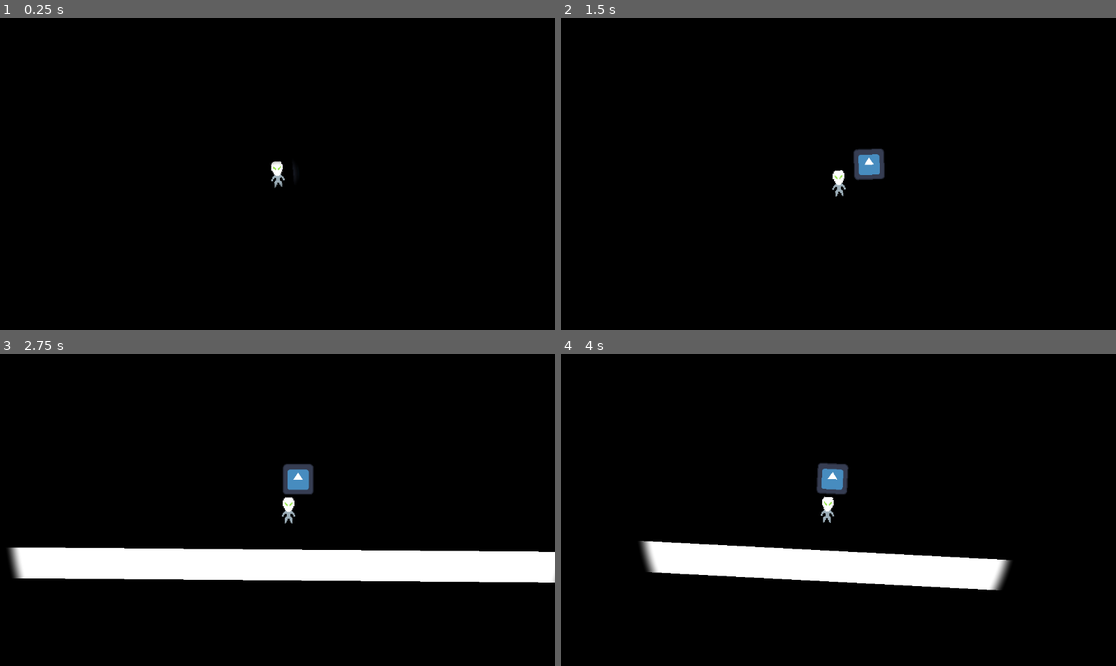
Above: before the commit, frames 1-4 (two rows, left to right).
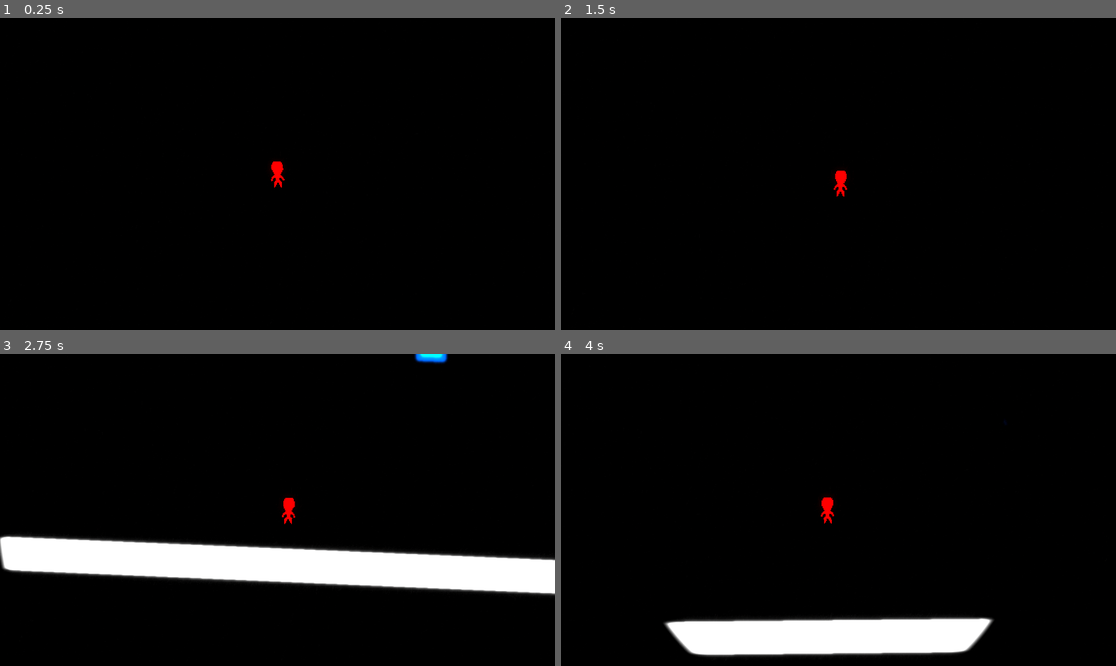
Above: after the commit, the same moments.

Repository: yokai0baka/far-beyond
Game: Godot game, scene res://scenes/levels/main.tscn
Same seed, same stepped clock (60 frames per second), same inputs: the game is played once before the commit and once after it. The engine's default icon, where the game draws it, is replaced by a stand-in: a white triangle on a blue panel in a dark square.
Inputs:
- Up to frame 1 (0.25 s): no input
- Up to frame 2 (1.5 s): tap Enter at 0.5 s; hold D (Right) 0.53-1.28 s; tap J (Attack, bound only after the commit) at 0.6 s; tap Space (Taunt, bound only before the commit) at 1.25 s; hold S (Down) from 1.28 s (still down); tap K (Taunt, bound only after the commit) at 1.35 s
- Up to frame 3 (2.75 s): tap J (Attack, bound only after the commit) at 1.55, 2.3 s; release S (Down) at 2.03 s; hold D (Right) from 2.03 s (still down); tap Space (Taunt, bound only before the commit) at 2.1 s
- Up to frame 4 (4 s): release D (Right) at 2.78 s; hold W (Up) 2.78-3.53 s; tap J (Attack, bound only after the commit) at 2.85, 3.6 s; hold A (Left) from 3.53 s (still down)

The runs differ from the first frame. In frame 1, 0.2% of the frame differs, in the area x 48-54%, y 45-55%; in frame 2, 0.7%; in frame 3, 5.2%; in frame 4, 14%, in the area x 14-82%, y 21-98%.

Commit message:
added minor vfx and attack system

Diff:
--- /dev/null
+++ b/global/scripts/global.gd
@@ -0,0 +1,4 @@
+extends Node
+
+var in_enemy_range = false
+var check_attack = false
--- a/project.godot
+++ b/project.godot
@@ -14,6 +14,10 @@
 run/main_scene="uid://b725ld8r66mc4"
 config/features=PackedStringArray("4.6", "GL Compatibility")
 config/icon="res://icon.svg"
+
+[autoload]
+
+Global="*uid://cph203p774nss"
 
 [input]
 
@@ -39,7 +43,14 @@
 }
 Taunt={
 "deadzone": 0.2,
-"events": [Object(InputEventKey,"resource_local_to_scene":fa …(140 unchanged characters)… d":false,"keycode":0,"physical_keycode":32,"key_label":0,"unicode":32,"location":0,"echo":false,"script":null)
+"events": [Object(InputEventKey,"resource_local_to_scene":fa …(140 unchanged characters)… d":false,"keycode":0,"physical_keycode":75,"key_label":0,"unicode":107,"location":0,"echo":false,"script":null)
+, Object(InputEventMouseButton,"resource_local_to_scene":false,"resource_name":"","device":-1,"window_id":0,"alt_pressed":false,"shift_pressed":false,"ctrl_pressed":false,"meta_pressed":false,"button_mask":0,"position":Vector2(0, 0),"global_position":Vector2(0, 0),"factor":1.0,"button_index":2,"canceled":false,"pressed":false,"double_click":false,"script":null)
+]
+}
+Attack={
+"deadzone": 0.2,
+"events": [Object(InputEventKey,"resource_local_to_scene":false,"resource_name":"","device":-1,"window_id":0,"alt_pressed":false,"shift_pressed":false,"ctrl_pressed":false,"meta_pressed":false,"pressed":false,"keycode":0,"physical_keycode":74,"key_label":0,"unicode":106,"location":0,"echo":false,"script":null)
+, Object(InputEventMouseButton,"resource_local_to_scene":false,"resource_name":"","device":-1,"window_id":0,"alt_pressed":false,"shift_pressed":false,"ctrl_pressed":false,"meta_pressed":false,"button_mask":0,"position":Vector2(0, 0),"global_position":Vector2(0, 0),"factor":1.0,"button_index":1,"canceled":false,"pressed":false,"double_click":false,"script":null)
 ]
 }
 
@@ -53,3 +64,4 @@
 rendering_device/driver.windows="d3d12"
 renderer/rendering_method="gl_compatibility"
 renderer/rendering_method.mobile="gl_compatibility"
+viewport/hdr_2d=true
--- a/scenes/levels/main.tscn
+++ b/scenes/levels/main.tscn
@@ -3,6 +3,7 @@
 [ext_resource type="PackedScene" uid="uid://b8hp02nmd8rw5" path="res://scenes/player/Player.tscn" id="1_72ix8"]
 [ext_resource type="Texture2D" uid="uid://b8i57nqhblaa" path="res://assets/sprites/wall.png" id="2_2vj2h"]
 [ext_resource type="PackedScene" uid="uid://dkbdp1o3to20w" path="res://scenes/npcs/enemy.tscn" id="2_y0acb"]
+[ext_resource type="Shader" uid="uid://b3qxcd856ldrb" path="res://shaders/blur.gdshader" id="4_j4d2a"]
 
 [sub_resource type="PhysicsMaterial" id="PhysicsMaterial_2vj2h"]
 
@@ -270,7 +271,19 @@
 physics_layer_0/physics_material = SubResource("PhysicsMaterial_2vj2h")
 sources/0 = SubResource("TileSetAtlasSource_y0acb")
 
+[sub_resource type="Environment" id="Environment_y0acb"]
+background_mode = 3
+glow_enabled = true
+glow_intensity = 0.1
+glow_hdr_threshold = 2.5
+glow_hdr_scale = 3.0
+
+[sub_resource type="ShaderMaterial" id="ShaderMaterial_u81e1"]
+shader = ExtResource("4_j4d2a")
+shader_parameter/blur_amount = 1.50000007125
+
 [node name="main" type="Node2D" unique_id=1375642259]
+modulate = Color(4.415934, 4.415934, 4.415934, 1)
 
 [node name="Background" type="ColorRect" parent="." unique_id=603059766]
 anchors_preset = 8
@@ -278,10 +291,10 @@
 anchor_top = 0.5
 anchor_right = 0.5
 anchor_bottom = 0.5
-offset_left = -49843.0
-offset_top = -49904.0
-offset_right = 50157.0
-offset_bottom = 50096.0
+offset_left = -49446.0
+offset_top = -49504.0
+offset_right = 50554.0
+offset_bottom = 50496.0
 grow_horizontal = 2
 grow_vertical = 2
 size_flags_horizontal = 4
@@ -301,4 +314,15 @@
 position = Vector2(329, 492)
 
 [node name="Enemy" parent="." unique_id=1246730130 instance=ExtResource("2_y0acb")]
-position = Vector2(363, 490)
+unique_name_in_owner = true
+position = Vector2(569, 368)
+
+[node name="Bloom" type="WorldEnvironment" parent="." unique_id=1113606342]
+environment = SubResource("Environment_y0acb")
+
+[node name="Blur" type="ColorRect" parent="." unique_id=754003271]
+material = SubResource("ShaderMaterial_u81e1")
+offset_left = -20.0
+offset_top = -20.0
+offset_right = 1169.0
+offset_bottom = 659.0
--- a/scenes/npcs/enemy.tscn
+++ b/scenes/npcs/enemy.tscn
@@ -7,9 +7,13 @@
 [ext_resource type="Script" uid="uid://c60devy7f1h3k" path="res://scripts/states/enemy/enemy_follow.gd" id="5_d7yn8"]
 
 [sub_resource type="RectangleShape2D" id="RectangleShape2D_1ebcy"]
-size = Vector2(32, 32)
+size = Vector2(28, 30)
+
+[sub_resource type="CircleShape2D" id="CircleShape2D_d7yn8"]
+radius = 39.0
 
 [node name="Enemy" type="CharacterBody2D" unique_id=1246730130]
+modulate = Color(0, 0.5176471, 1, 1)
 script = ExtResource("1_wk5vr")
 
 [node name="Sprite2D" type="Sprite2D" parent="." unique_id=788978003]
@@ -32,3 +36,10 @@
 script = ExtResource("5_d7yn8")
 enemy = NodePath("../..")
 metadata/_custom_type_script = "uid://c60devy7f1h3k"
+
+[node name="Area2D" type="Area2D" parent="." unique_id=1740708417]
+
+[node name="CollisionShape2D" type="CollisionShape2D" parent="Area2D" unique_id=1706284542]
+shape = SubResource("CircleShape2D_d7yn8")
+
+[connection signal="body_entered" from="Area2D" to="." method="_on_area_2d_body_entered"]
--- a/scenes/player/Player.tscn
+++ b/scenes/player/Player.tscn
@@ -4,6 +4,7 @@
 [ext_resource type="Texture2D" uid="uid://2008glo7louj" path="res://assets/sprites/alien.png" id="2_lvxji"]
 [ext_resource type="Shader" uid="uid://dbke7ly8o836i" path="res://shaders/hole.gdshader" id="3_gmlin"]
 [ext_resource type="AudioStream" uid="uid://l7c6qqtce5as" path="res://assets/sounds/alien-sound.mp3" id="4_lvxji"]
+[ext_resource type="Texture2D" uid="uid://lerg2oybrba2" path="res://assets/sprites/film-grain.jpeg" id="4_tpg5x"]
 
 [sub_resource type="Animation" id="Animation_gmlin"]
 length = 0.001
@@ -106,6 +107,18 @@
 "update": 0,
 "values": [0.0]
 }
+tracks/1/type = "value"
+tracks/1/imported = false
+tracks/1/enabled = true
+tracks/1/path = NodePath(".:position")
+tracks/1/interp = 1
+tracks/1/loop_wrap = true
+tracks/1/keys = {
+"times": PackedFloat32Array(0),
+"transitions": PackedFloat32Array(1),
+"update": 0,
+"values": [Vector2(0, 0)]
+}
 
 [sub_resource type="Animation" id="Animation_0owmy"]
 resource_name = "camera_movement"
@@ -118,16 +131,57 @@
 tracks/0/interp = 1
 tracks/0/loop_wrap = true
 tracks/0/keys = {
+"times": PackedFloat32Array(0, 2.5, 5),
+"transitions": PackedFloat32Array(1, 1, 1),
+"update": 0,
+"values": [0.05235987755982989, -0.05235987755982989, 0.05235987755982989]
+}
+tracks/1/type = "value"
+tracks/1/imported = false
+tracks/1/enabled = true
+tracks/1/path = NodePath(".:position")
+tracks/1/interp = 1
+tracks/1/loop_wrap = true
+tracks/1/keys = {
 "times": PackedFloat32Array(0, 5),
 "transitions": PackedFloat32Array(1, 1),
 "update": 0,
-"values": [0.08726646259971647, -0.08726646259971647]
+"values": [Vector2(0, 0), Vector2(0, 0)]
+}
+
+[sub_resource type="Animation" id="Animation_tpg5x"]
+resource_name = "camera_shake"
+length = 0.5
+tracks/0/type = "value"
+tracks/0/imported = false
+tracks/0/enabled = true
+tracks/0/path = NodePath(".:rotation")
+tracks/0/interp = 1
+tracks/0/loop_wrap = true
+tracks/0/keys = {
+"times": PackedFloat32Array(0, 0.13333334, 0.27, 0.39, 0.51, 0.64666665, 0.76666665, 0.90666664, 1.0266666),
+"transitions": PackedFloat32Array(1, 1, 1, 1, 1, 1, 1, 1, 1),
+"update": 0,
+"values": [0.3490658503988659, -0.3490658503988659, 0.3490658503988659, -0.3490658503988659, 0.3490658503988659, -0.3490658503988659, 0.3490658503988659, -0.3490658503988659, 0.3490658503988659]
+}
+tracks/1/type = "value"
+tracks/1/imported = false
+tracks/1/enabled = true
+tracks/1/path = NodePath(".:position")
+tracks/1/interp = 1
+tracks/1/loop_wrap = true
+tracks/1/keys = {
+"times": PackedFloat32Array(0, 0.26666668, 0.5, 0.76666665, 1),
+"transitions": PackedFloat32Array(1, 1, 1, 1, 1),
+"update": 0,
+"values": [Vector2(0, 10), Vector2(0, -10), Vector2(0, 10), Vector2(0, -10), Vector2(0, 10)]
 }
 
 [sub_resource type="AnimationLibrary" id="AnimationLibrary_qek5x"]
 _data = {
 &"RESET": SubResource("Animation_75vfm"),
-&"camera_movement": SubResource("Animation_0owmy")
+&"camera_movement": SubResource("Animation_0owmy"),
+&"camera_shake": SubResource("Animation_tpg5x")
 }
 
 [node name="Player" type="CharacterBody2D" unique_id=849415694 groups=["Player"]]
@@ -139,6 +193,7 @@
 autoplay = &"idle"
 
 [node name="Sprite2D" type="Sprite2D" parent="." unique_id=1767352157]
+modulate = Color(1, 0, 0, 1)
 texture = ExtResource("2_lvxji")
 
 [node name="CollisionShape2D" type="CollisionShape2D" parent="." unique_id=353487865]
@@ -166,9 +221,14 @@
 grow_vertical = 2
 color = Color(0, 0, 0, 1)
 
-[node name="AnimationPlayer" type="AnimationPlayer" parent="Camera2D" unique_id=1499846326]
+[node name="CameraAnimation" type="AnimationPlayer" parent="Camera2D" unique_id=1499846326]
 libraries/ = SubResource("AnimationLibrary_qek5x")
 autoplay = &"camera_movement"
 
+[node name="Sprite2D" type="Sprite2D" parent="Camera2D" unique_id=1003673461]
+modulate = Color(1, 1, 1, 0.011764706)
+scale = Vector2(0.10546875, 0.10546873)
+texture = ExtResource("4_tpg5x")
+
 [node name="AudioStreamPlayer2D" type="AudioStreamPlayer2D" parent="." unique_id=1603391986]
 stream = ExtResource("4_lvxji")
--- a/scripts/npcs/enemy.gd
+++ b/scripts/npcs/enemy.gd
@@ -3,3 +3,14 @@
 
 func _physics_process(_delta: float) -> void:
 	move_and_slide()
+
+func _process(_delta: float) -> void:
+	check_attack()
+
+func _on_area_2d_body_entered(body: Node2D) -> void:
+	if "Player" in body.name:
+		Global.in_enemy_range = true
+
+func check_attack():
+	if Global.check_attack:
+		queue_free()
--- a/scripts/player/player.gd
+++ b/scripts/player/player.gd
@@ -1,9 +1,13 @@
 extends CharacterBody2D
+class_name Player
 
 @onready var animation_player: AnimationPlayer = $AnimationPlayer
+@onready var camera_animation: AnimationPlayer = $Camera2D/CameraAnimation
 @onready var audio_stream_player: AudioStreamPlayer2D = $AudioStreamPlayer2D
 
 const SPEED = 100.0
+var in_range = false
+var pressed_attack = false
 
 func _physics_process(_delta: float) -> void:
 	var direction := Input.get_vector("Left", "Right", "Up", "Down")
@@ -21,6 +25,7 @@
 
 func _process(_delta: float) -> void:
 	taunt()
+	attack()
 
 func taunt():
 	var cooldown = false
@@ -30,3 +35,10 @@
 		if cooldown:
 			await get_tree().create_timer(6.0).timeout
 			cooldown = false
+
+func attack():
+	if Input.is_action_just_pressed("Attack") && Global.in_enemy_range:
+		camera_animation.play("camera_shake")
+		Global.check_attack = true
+		await get_tree().create_timer(0.6).timeout
+		camera_animation.play("camera_movement")
--- a/scripts/states/enemy/enemy_follow.gd
+++ b/scripts/states/enemy/enemy_follow.gd
@@ -2,7 +2,7 @@
 class_name EnemyFollow
 
 @export var enemy: CharacterBody2D
-@export var move_speed := 40.0
+@export var move_speed: = 40.0
 
 var player : CharacterBody2D
 
--- a/scripts/states/enemy/enemy_idle.gd
+++ b/scripts/states/enemy/enemy_idle.gd
@@ -1,8 +1,8 @@
 extends State
 class_name EnemyIdle
 
-@export var enemy : CharacterBody2D
-@export var move_speed := 20.0
+@export var enemy: CharacterBody2D
+@export var move_speed: = 20.0
 
 var player: CharacterBody2D
 
--- a/scripts/states/state_machine.gd
+++ b/scripts/states/state_machine.gd
@@ -1,9 +1,9 @@
 extends Node
 
-@export var initial_state : State
+@export var initial_state: State
 
-var current_state : State
-var states : Dictionary = {}
+var current_state: State
+var states: Dictionary = {}
 
 func _ready() -> void:
 	for child in get_children():
--- /dev/null
+++ b/shaders/blur.gdshader
@@ -0,0 +1,9 @@
+shader_type canvas_item;
+
+uniform sampler2D SCREEN_TEXTURE : hint_screen_texture, filter_linear_mipmap;
+uniform float blur_amount : hint_range(0.0, 5.0) = 1.5;
+
+void fragment(){
+	vec3 result = textureLod(SCREEN_TEXTURE, SCREEN_UV, blur_amount).rgb;
+	COLOR.rgb = result;
+}
Binary file added: assets/sprites/film-grain.jpeg
Not shown, added: assets/sprites/film-grain.jpeg.import
Not shown, added: global/scripts/global.gd.uid
Not shown, added: shaders/blur.gdshader.uid
